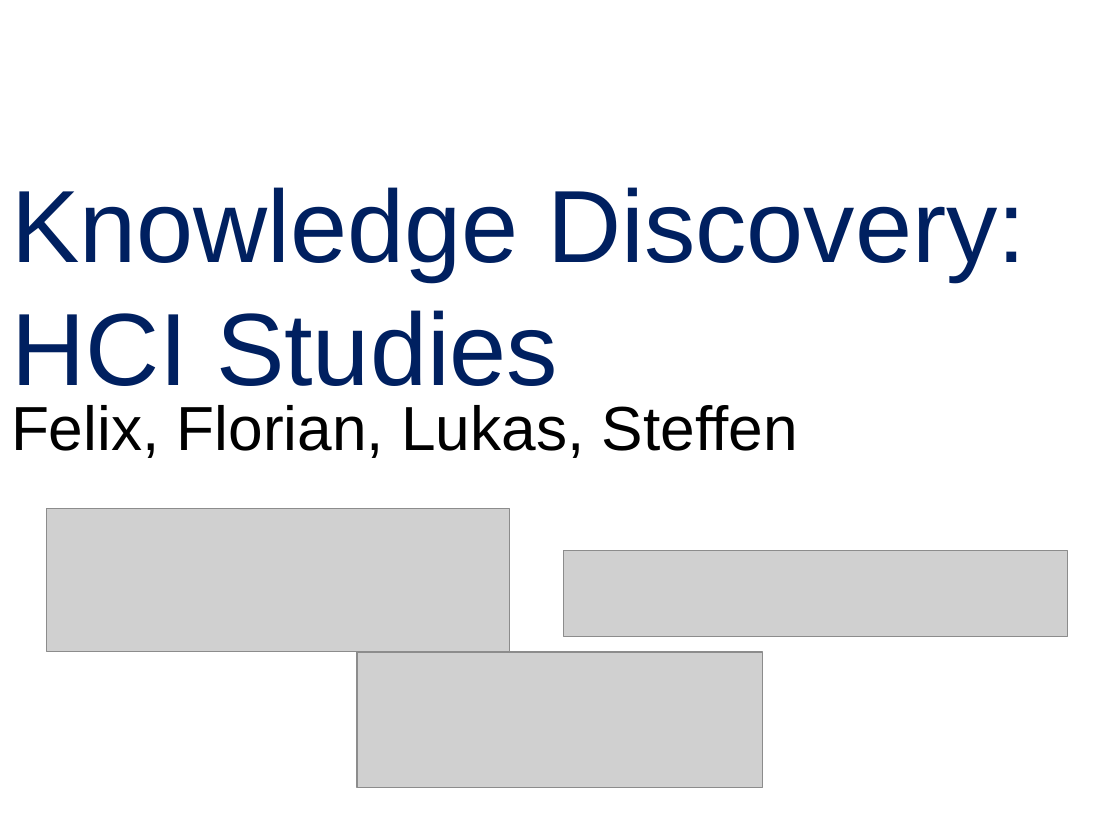
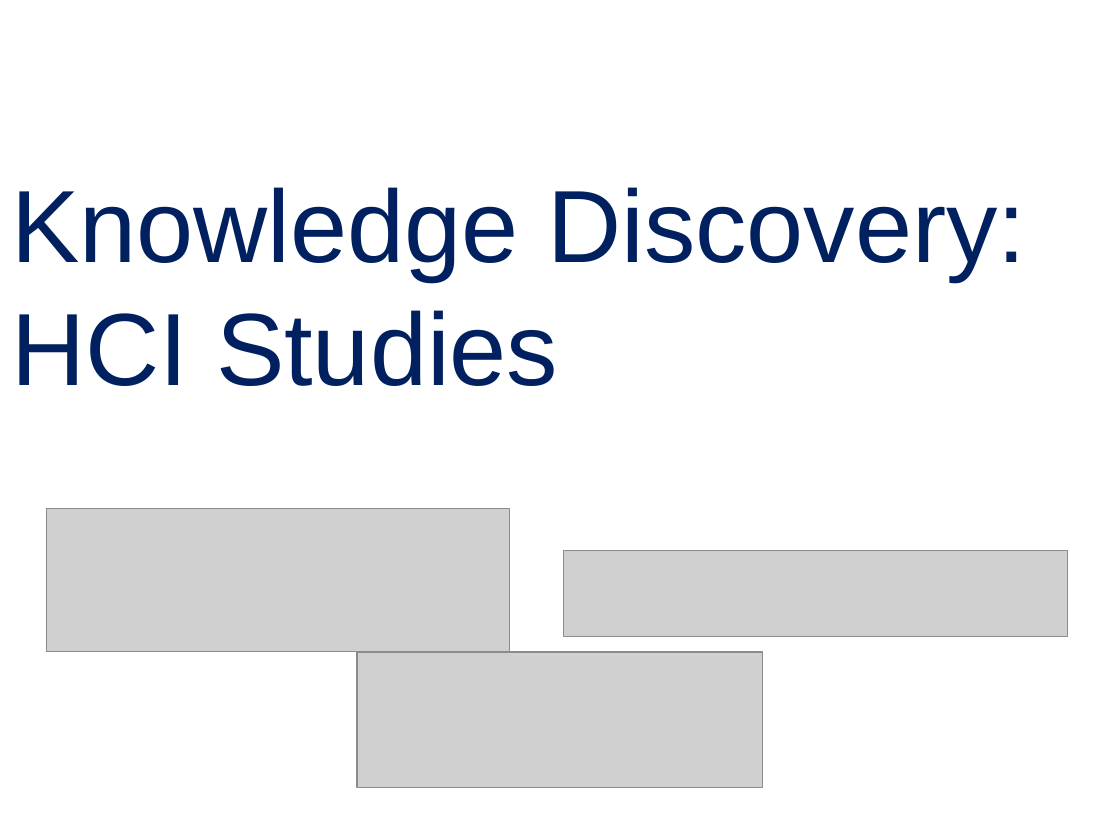
Before and after one commit to blub123muh/hci, a slide deck: slide 1 of presentation/presentation.odp. Drawn at 1120x840 pixels with LibreOffice and Linux fonts; fonts in the diff are those of the drawing; grey boxes stand for pictures. Boxes give left, top, right and bottom in pixels: in the first picture for what was removed or moved away, otherwise in the second. Text is boxed around its words. In the diff, an @@ line names an element or a change of style, - is before the commit and + after.

```diff
--- a/presentation/presentation.odp
+++ b/presentation/presentation.odp
@@ free removed at <box>0,383,809,464</box> @@
-Felix, Florian, Lukas, Steffen
```
Also in this commit, not shown: 4 other slides changed, 2 other files.
